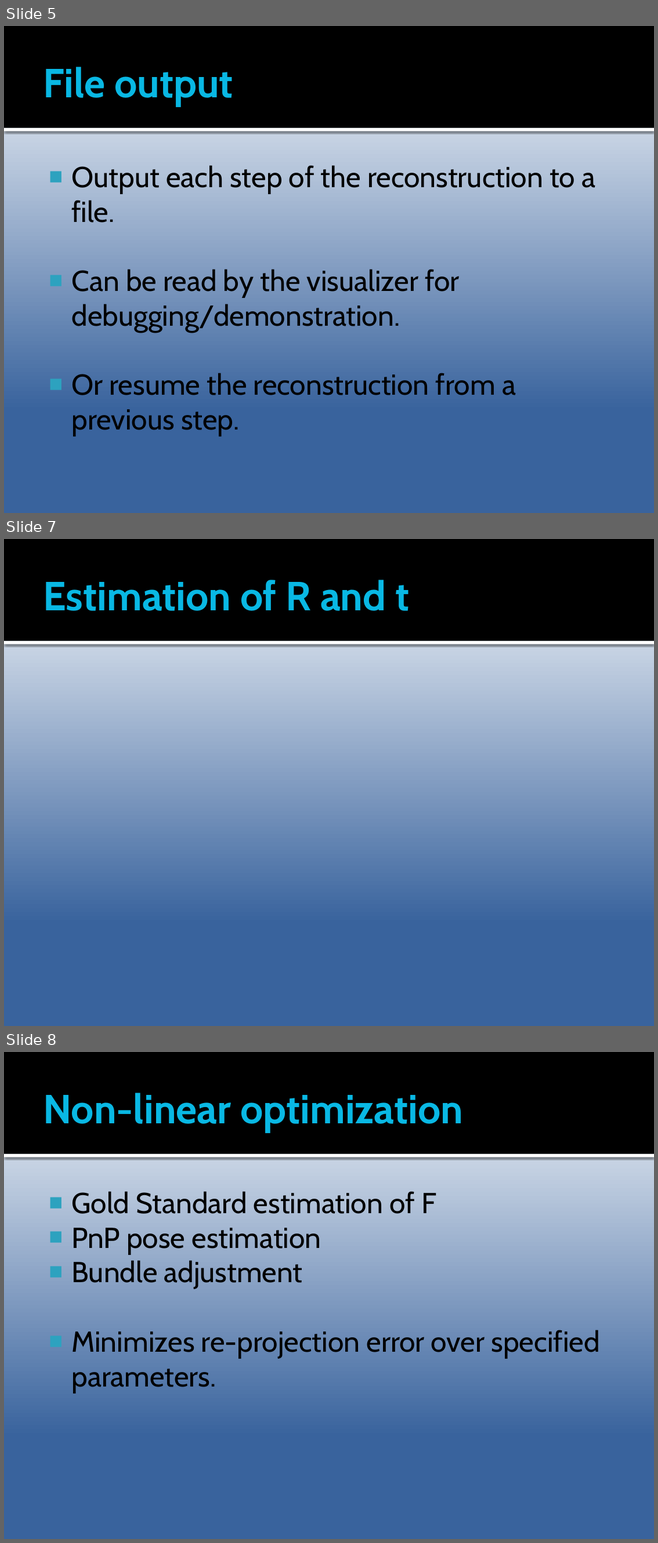
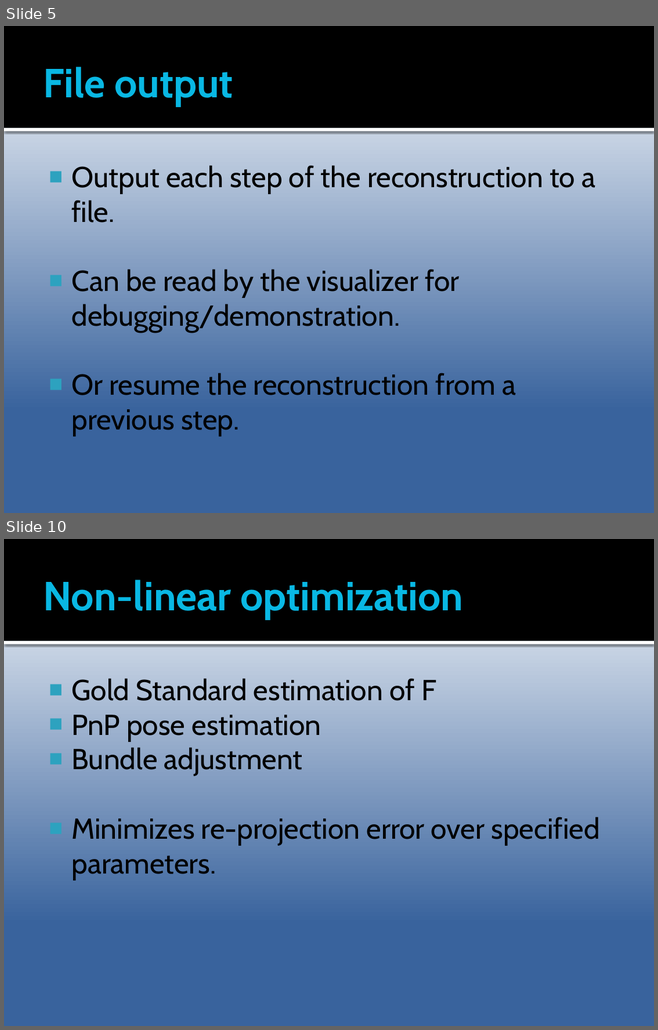
Before and after one commit to Epipolarna/Tracking, a slide deck: 3D Reconstruction/Documentation/TSBB15prez.pptx. Shown one above the other, each under a label of ours: slides 5, 7 and 8 before the commit, slides 5 and 10 after it; the slides between them are not shown. The pictures are 658x1543 and 658x1030 pixels, drawn with LibreOffice and Linux fonts; fonts in the diff are those of the drawing. Boxes give left, top, right and bottom in pixels: in the first picture for what was removed or moved away, otherwise in the second. Text is boxed around its words. In the diff, an @@ line names an element or a change of style, - is before the commit and + after.

```diff
--- a/3D Reconstruction/Documentation/TSBB15prez.pptx
+++ b/3D Reconstruction/Documentation/TSBB15prez.pptx
@@ slide 7 removed at (4,539,654,1026), background gradient #FFFFFF to #39639D; not listed: 2 template elements that a slide beside it also shows @@
@@ title removed at (43,580,409,611) @@
-Estimation of R and t
@@ what was slide 8 is now slide 10 @@
```
Also in this commit, not shown: 1 slide changed, 3 slides added.
